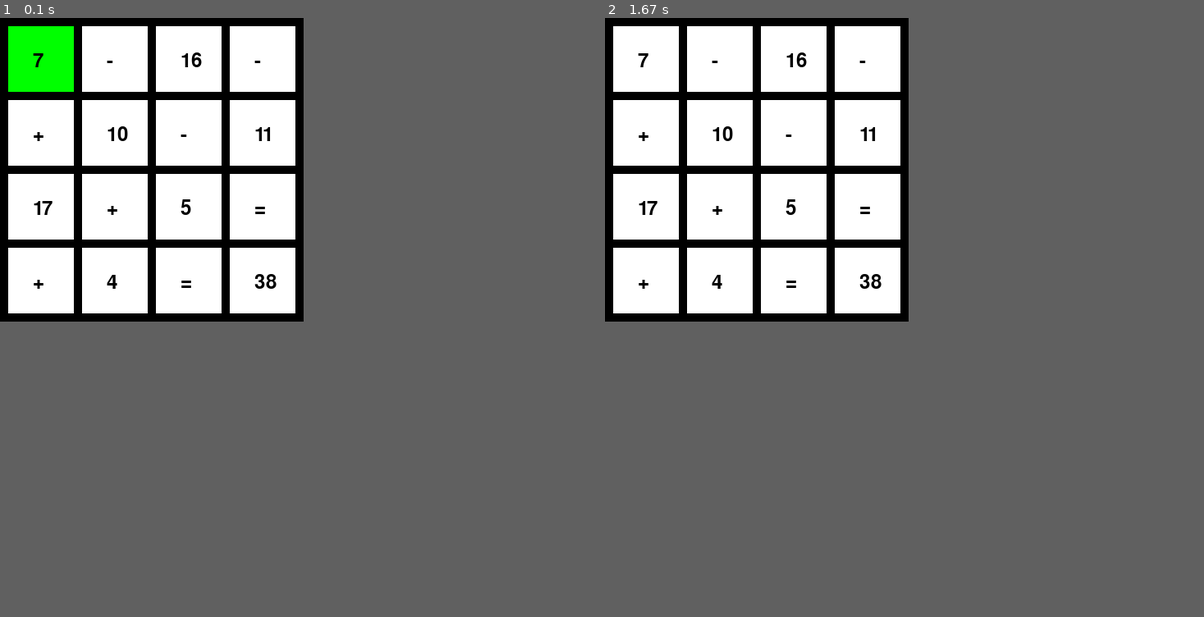
Above: before the commit, frames 1-2 (left to right).
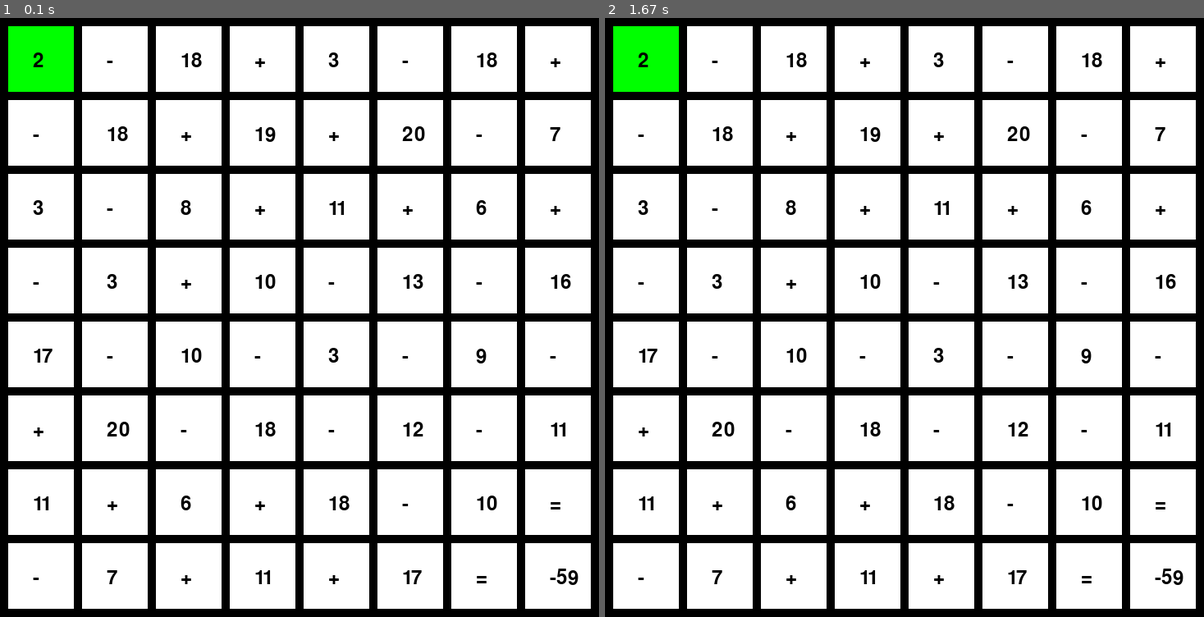
Above: after the commit, the same moments.

Repository: nurda0405/MathSolver-pygame-
Game: pygame game, started from math_solver.py
Same seed, same stepped clock (60 frames per second), same inputs: the game is played once before the commit and once after it.
Inputs:
- Up to frame 1 (0.1 s): no input
- Up to frame 2 (1.67 s): tap Keypad Enter at 0.33 s; tap Space at 0.67 s
The window is 370x370 before the commit and 730x730 after it. Grey fills any space a smaller window leaves; there, only what the larger window draws over its background counts as a difference.

The runs differ from the first frame. In frame 1, 18% of the frame differs, in the area x 0-100%, y 0-100%; in frame 2, 19%.

Commit message:
replaced arrows with lines and corners

Diff:
--- a/math_solver.py
+++ b/math_solver.py
@@ -107,6 +107,7 @@
         screen.blit(self.image, (self.screenX, self.screenY))
         screen.blit(self.text, (self.textX, self.textY))
 
+#F5 button
 def restart():
     game.__init__(row, col, min, max)
     for i in range(len(player_path) - 1):
@@ -117,45 +118,95 @@
             cells[i][j] = cell
     cells[0][0].click()
     player_path.pop()
-    print(game.path)
-
-def erase():
-    while len(player_path) > 1:
-        cell= player_path.pop()
-        cells[cell[0]][cell[1]].change_state()
-
-def show_direction(list_cells):
+
+#Enter button
+def show_path(list_cells):
+    global picture
+    previous = cells[0][0]
+    next = cells[game.path[1][0]][game.path[1][1]]
+    previous = opposite_directions[direction(previous, next)]
     l = len(list_cells)
-    for i in range(1, l-1):
-        cell = cells[list_cells[i][0]][list_cells[i][1]]
-        nextCell = cells[list_cells[i+1][0]][list_cells[i+1][1]]
-        x = cell.screenX
-        y = cell.screenY
-        direction = [nextCell.gridRow - cell.gridRow, nextCell.gridCol - cell.gridCol]
-        if direction == [0,-1]:
-            screen.blit(left, (x,y))
-        elif direction == [0, 1]:
-            screen.blit(right, (x,y))
-        elif direction == [1, 0]:
-            screen.blit(down, (x,y))
-        else:
-            screen.blit(up, (x,y))
-
-def visible(list_cells, toReset):
-    for coordinate in list_cells:
+    for i in range(l):
+        coordinate = list_cells[i]
+        if i != l - 1:
+            next = cells[list_cells[i+1][0]][list_cells[i+1][1]]
+        else:
+            next = cells[row - 1][col - 1]
         cell = cells[coordinate[0]][coordinate[1]]
-        cell.image.fill((255,255,255))
+        #the problem is that it will give an error while proceeding previous cell from final cell
+        #I have to make the cycle stop when it reaches the previous cell from the final cell, and make
+        next = direction(cell, next)
+        if previous == 'left' or previous == 'right':
+            if next == 'left' or next == 'right':
+                if previous == 'left':
+                    picture = previous + '-' + next + '.png'
+                else:
+                    picture = next + '-' + previous + '.png'
+            else:
+                picture = previous + '-' + next + '.png'
+        elif next == 'up' or next =='down':
+            if next == 'up':
+                picture = next + '-' + previous + '.png'
+            else:
+                picture = previous + '-' + next + '.png'
+        else:
+            picture = next + '-' + previous + '.png'
+
+        cell.image = pygame.image.load(picture)
         cell.draw()
+        previous = opposite_directions[next]
+
+def direction(current, next):
+    currentRow = current.gridRow
+    currentCol = current.gridCol
+    nextRow = next.gridRow
+    nextCol = next.gridCol
+
+    rowDifference = nextRow - currentRow
+    colDifference = nextCol - currentCol
+
+    if rowDifference == 0:
+        if colDifference == 1:
+            return 'right'
+        else:
+            return 'left'
+    elif rowDifference == 1:
+        return 'down'
+    else:
+        return 'up'
+
+def visible(list_cells, toShow):
+    if toShow:
+        for coordinate in list_cells:
+            cell = cells[coordinate[0]][coordinate[1]]
+            cell.image.fill((0,255,0))
+            cell.ticked = True
+            cell.draw()
+    else:
+        for coordinate in list_cells:
+            cell = cells[coordinate[0]][coordinate[1]]
+            cell.image.fill((255,255,255))
+            cell.ticked = False
+            cell.draw()
 
 
 pygame.init()
-row = 4
-col = 4
+row = 8
+col = 8
 width = 80
 min = 1
 max = 20
 coordinates = [10 + 90 * i for i in range(row)]
 
+
+opposite_directions = {}
+opposite_directions['right'] = 'left'
+opposite_directions['left'] = 'right'
+opposite_directions['up'] = 'down'
+opposite_directions['down'] = 'up'
+
+picture = 'unknown'
+
 up = pygame.image.load('up.png')
 down = pygame.image.load('down.png')
 right = pygame.image.load('right.png')
@@ -167,6 +218,7 @@
 game = Game(row, col, min, max)
 player_path = [[0, 0]]
 cells = [[0 for i in range(col)] for j in range(row)]
+previous = 'unknown'
 restart()
 
 
@@ -190,14 +242,16 @@
                 if len(player_path) > 1:
                     gridX, gridY = player_path[-1][0], player_path[-1][1]
                     player_path.pop()
-                    cells[gridX][gridY].change_state()
+                    cells[gridX][gridY].ticked = False
+                    visible([[gridX, gridY]], False)
             if event.key == pygame.K_F5:
                 restart()
             if event.key == pygame.K_SPACE:
-                erase()
+                visible(player_path[1:], False) #making all player cells invisible except the first one
+                player_path = player_path[0:1]
             if event.key == pygame.K_KP_ENTER:
-                visible(player_path, False)
-                show_direction(game.path)
+                visible(player_path, False) #making invisible the player path
+                show_path(game.path[1:-1]) #showing the path
 
         if event.type == pygame.KEYUP:
             if event.key == pygame.K_KP_ENTER:
Not shown, changed: readme.txt
